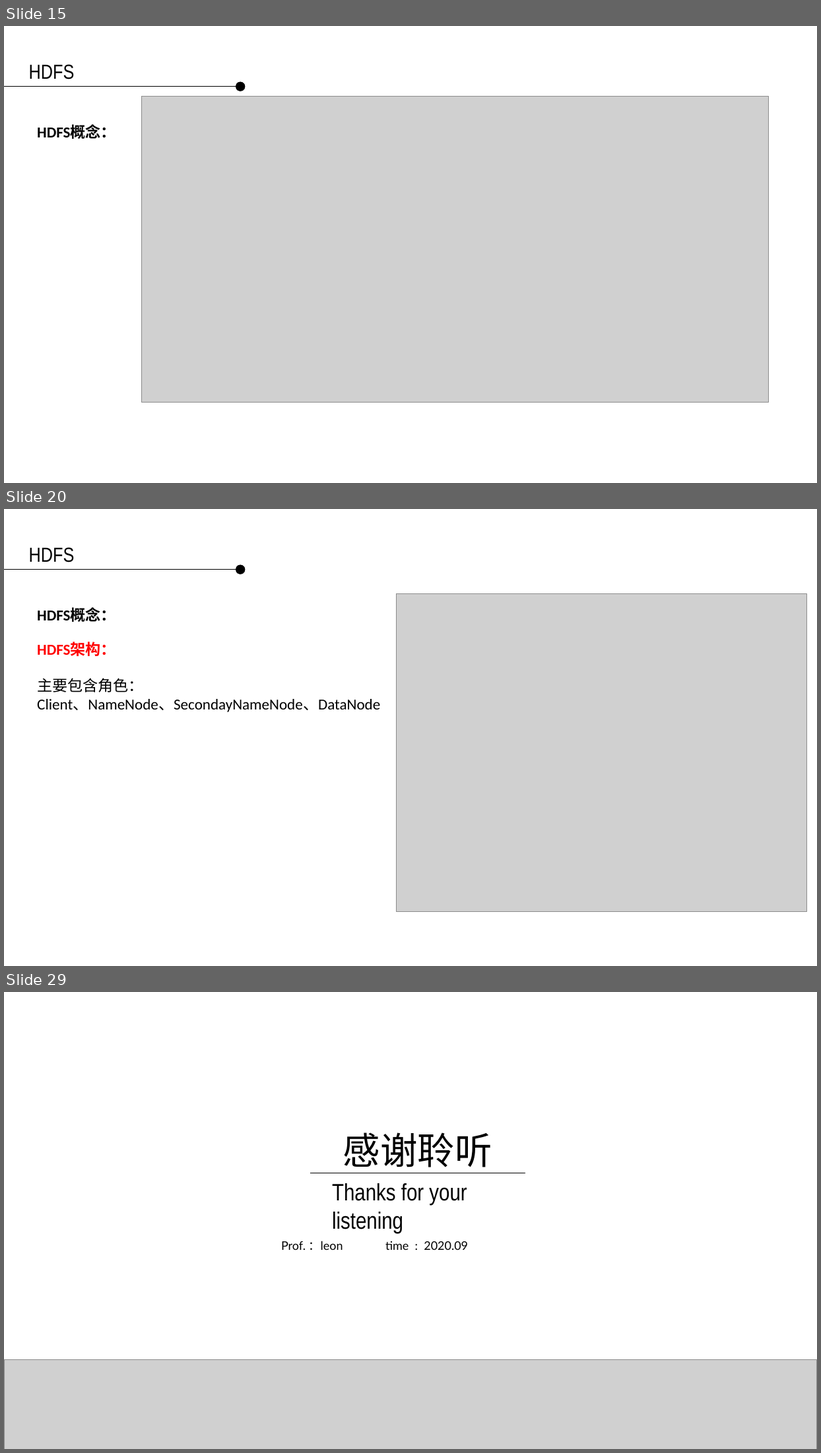
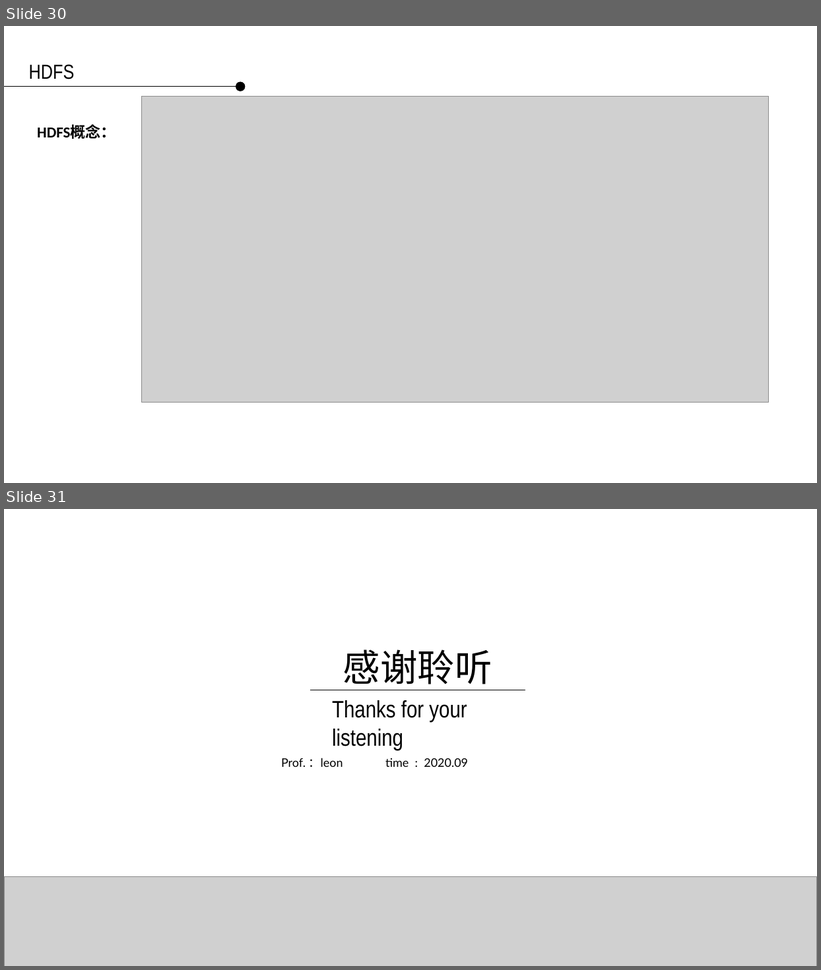
Before and after one commit to applepip/Big_Data, a slide deck: 数据采集系统-清华王宇新/数据采集系统 - 数据存储 第四讲.pptx. Shown one above the other, each under a label of ours: slides 15, 20 and 29 before the commit, slides 30 and 31 after it; the slides between them are not shown. The pictures are 821x1453 and 821x970 pixels, drawn with LibreOffice and Linux fonts; fonts in the diff are those of the drawing; grey boxes stand for pictures; background and template pictures are left out. Boxes give left, top, right and bottom in pixels: in the first picture for what was removed or moved away, otherwise in the second. Text is boxed around its words. In the diff, an @@ line names an element or a change of style, - is before the commit and + after.

```diff
--- a/数据采集系统-清华王宇新/数据采集系统 - 数据存储 第四讲.pptx
+++ b/数据采集系统-清华王宇新/数据采集系统 - 数据存储 第四讲.pptx
@@ slide 20 removed at (x1=4, y1=509, x2=817, y2=966), background picture (left out) @@
@@ text removed at (x1=29, y1=547, x2=75, y2=562) @@
-HDFS
@@ ellipse removed at (x1=236, y1=565, x2=246, y2=575) @@
@@ line removed from (4, 569) to (236, 569) @@
@@ picture removed at (x1=396, y1=593, x2=807, y2=912) @@
@@ text removed at (x1=37, y1=608, x2=116, y2=622) @@
-HDFS概念：
@@ text removed at (x1=37, y1=642, x2=380, y2=712) @@
-HDFS架构：
-主要包含角色：
-Client、NameNode、SecondayNameNode、DataNode
@@ what was slide 15 is now slide 30 @@
@@ what was slide 29 is now slide 31 @@
```
Also in this commit, not shown: 15 slides added, 12 other slides removed.
